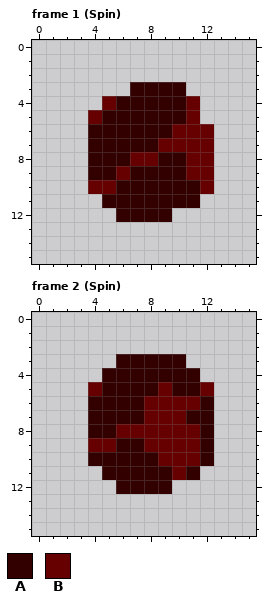
Two versions of one pixel-art file, assets/smallAsteroid.ase. Above, as it was before the edit.
16x16 pixels, 10 frames. Shown: frame 1 (Spin), frame 2 (Spin). The commit also changed other frames, which this record leaves out.
Palette (. is transparent): A #330000  B #660000
Pixels before, frame 1 (Spin), first column x 4:
 3 ...AAAA..
 4 .BAAAAAB.
 5 BAAAAAAB.
 6 AAAAAABBB
 7 AAAAABBBB
 8 AAABBAABB
 9 AABAAAABB
10 BBAAAAAAB
11 .AAAAAAA.
12 ..AAAA...
Pixels before, frame 2 (Spin), first column x 4:
 3 ..AAAAA..
 4 .AAAAAAA.
 5 BAAAABAAB
 6 AAAABBBBA
 7 AAAABBBAA
 8 AABBBBBBA
 9 BBAABBBBA
10 AAAAABBBA
11 .AAAAABA.
12 ..AAAA...
The same view after the edit:
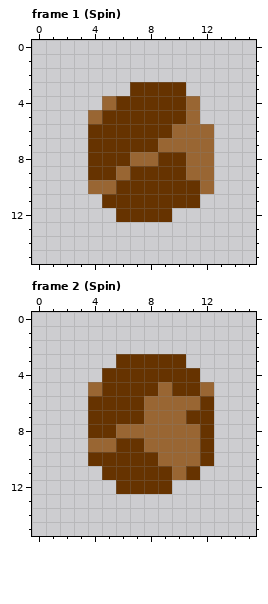
The edit:
colour A: #330000 -> #663300
colour B: #660000 -> #996633
